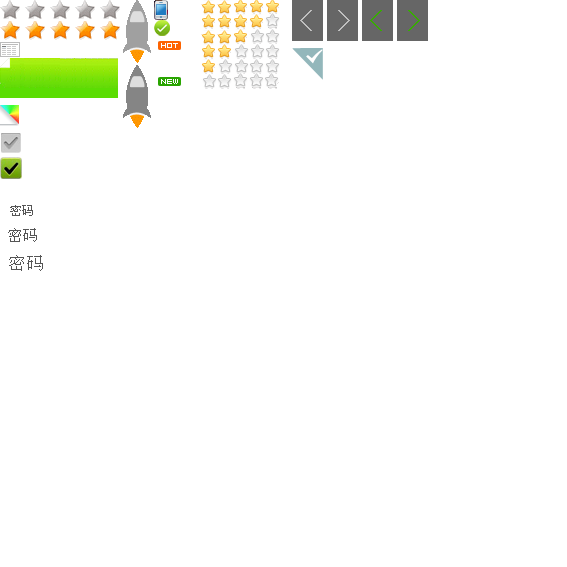
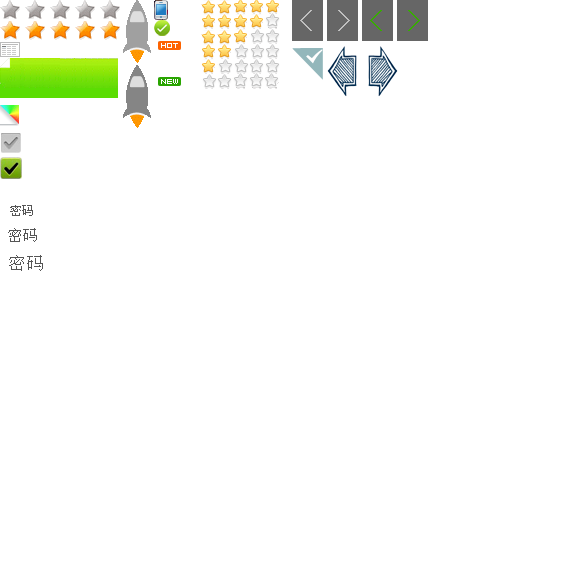
The second 567×567 image is a revision of the first. Changes to its layers:
added layer "arrow" (2nd of 2) above "radio ticks" over [327, 46, 398, 97]
